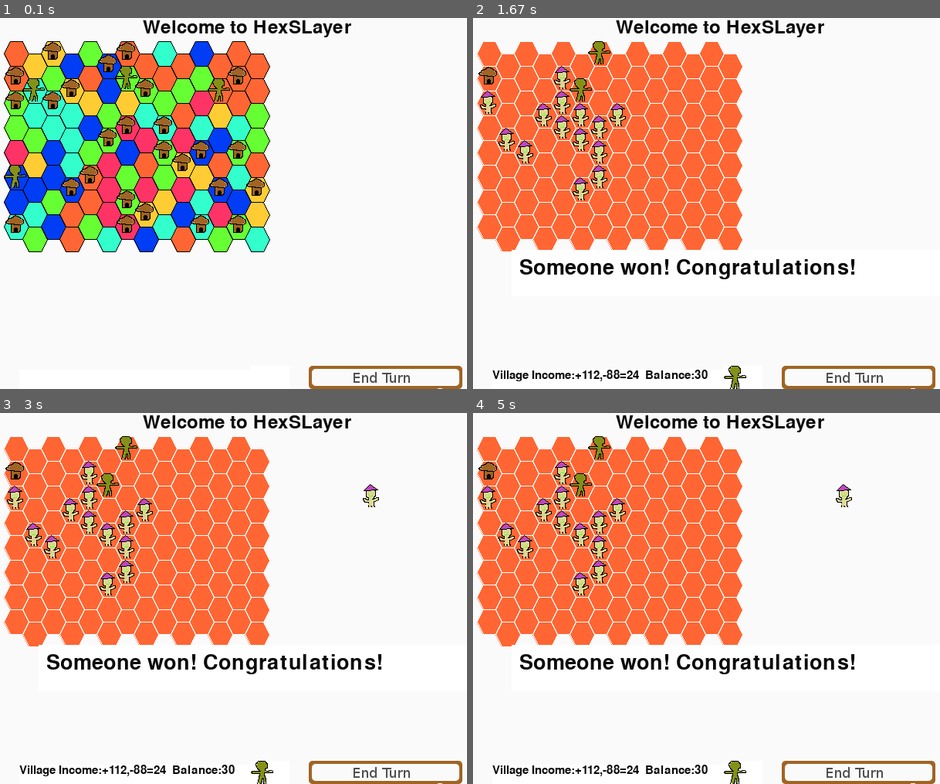
Above: before the commit, frames 1-4 (two rows, left to right).
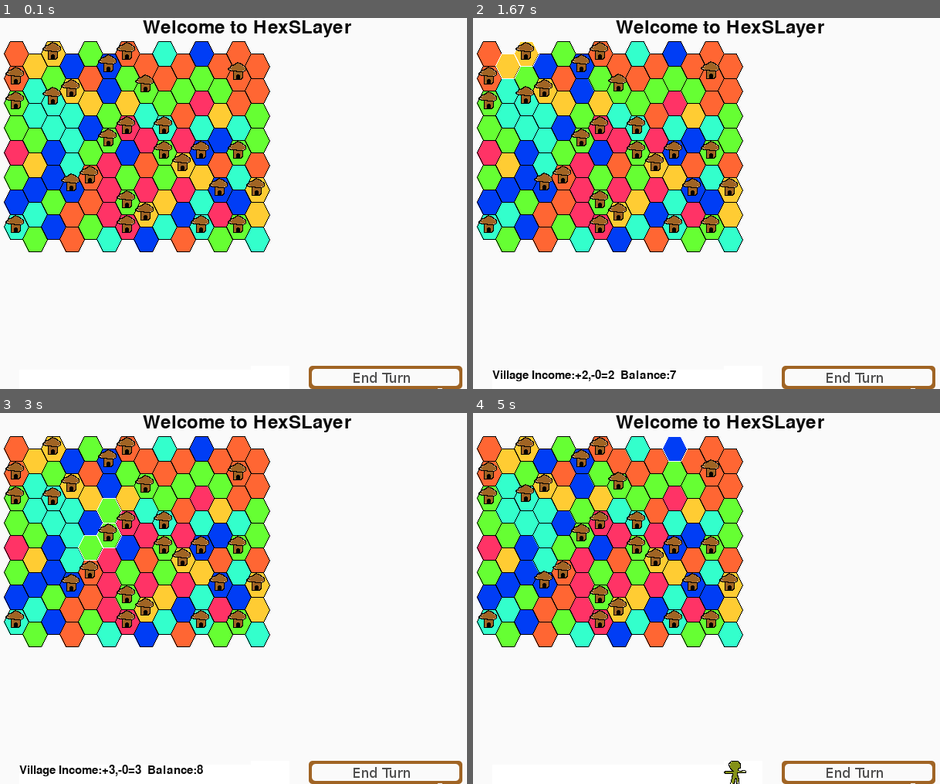
Above: after the commit, the same moments.

Repository: StephenFluin/HexSLayer
Game: pygame game, started from hexslayer.py
Two runs of this game, one before a commit and one after it. Both use one fixed random seed, a clock stepped at 60 frames per second and the inputs below. The source is Python 2; it was converted automatically to run under Python 3.
Inputs (mouse positions are in pixels of both pictures, inside the frame that each line leads up to):
- Up to frame 1 (0.1 s): no input
- Up to frame 2 (1.67 s): press the mouse at (720, 225) at 0.37 s; move the mouse to (659, 218) at 0.47 s; release the mouse at (599, 207) at 0.6 s; press the mouse at (673, 103) at 0.7 s; move the mouse to (613, 110) at 0.8 s; release the mouse at (552, 114) at 0.93 s; press the mouse at (599, 77) at 1.03 s; move the mouse to (753, 210) at 1.13 s; release the mouse at (907, 344) at 1.27 s; press the mouse at (524, 55) at 1.37 s; move the mouse to (566, 188) at 1.47 s; release the mouse at (613, 322) at 1.6 s
- Up to frame 3 (3 s): press the mouse at (219, 487) at 1.7 s; move the mouse to (163, 568) at 1.8 s; release the mouse at (107, 657) at 1.93 s; click (130, 602) at 2.05 s; press the mouse at (107, 461) at 2.37 s; move the mouse to (168, 461) at 2.47 s; release the mouse at (224, 461) at 2.6 s; press the mouse at (107, 509) at 2.7 s; move the mouse to (238, 502) at 2.8 s; release the mouse at (373, 494) at 2.93 s
- Up to frame 4 (5 s): press the mouse at (617, 487) at 3.03 s; move the mouse to (687, 531) at 3.13 s; release the mouse at (757, 576) at 3.27 s; press the mouse at (636, 450) at 3.37 s; move the mouse to (627, 531) at 3.47 s; release the mouse at (617, 613) at 3.6 s; press the mouse at (580, 487) at 3.7 s; move the mouse to (664, 490) at 3.8 s; release the mouse at (748, 494) at 3.93 s; press the mouse at (673, 472) at 4.03 s; move the mouse to (608, 553) at 4.13 s; release the mouse at (538, 635) at 4.27 s; press the mouse at (505, 487) at 4.37 s; move the mouse to (533, 539) at 4.47 s; release the mouse at (566, 591) at 4.6 s; press the mouse at (673, 450) at 4.7 s; move the mouse to (790, 576) at 4.8 s; release the mouse at (902, 706) at 4.93 s

The runs differ from the first frame. In frame 1, 1.3% of the frame differs, in the area x 0-53%, y 11-48%; in frame 2, 27%; in frame 3, 27%; in frame 4, 27%, in the area x 0-82%, y 6-98%.

Commit message:
Worked on click bugs, added completely distracting bouncing for tiles and pawns.

Diff:
--- a/hexslayer.py
+++ b/hexslayer.py
@@ -44,6 +44,7 @@
 		self.xloc = xloc
 		self.yloc = yloc
 		self.balance = 5
+		self.bounce = 0
 		self.image = pygame.image.load("village.png")
 		gameMap.renders.append(self)
 
@@ -326,7 +327,10 @@
 								tile.village.balance = 0
 
 				if tile.pawn:
+
 					tile.pawn.moved = False
+					if(len(tile.realm) == 1):
+						tile.pawn.kill(tile)
 		self.turn += 1
 		pygame.display.set_caption("HexSLayer - Turn %s" % (str(self.turn)))
 		self.infobar.draw()
@@ -339,7 +343,7 @@
 	def runAI(self):
 		#0-6 means you have an AI-only game, 1-6 means player 0 is human.
 		#The game currently has no protections from cheating, but do we need them if all of the AI's have moved every turn?
-		for player in range(0,6):
+		for player in range(1,6):
 			#print "Running ai for player %s" % (player)
 			self.players[player].takeTurn(self,player)
 
@@ -391,19 +395,20 @@
 					return
 				elif event.type == KEYDOWN and event.key == K_ESCAPE:
 					return
-				elif event.type == MOUSEBUTTONDOWN:
+				elif event.type == MOUSEBUTTONDOWN and pygame.mouse.get_pressed()[0]:
 					#print "Looking for collisions"
-					for row in gameMap.tiles:
-						for tile in row:
-							if tile.rect.collidepoint(pygame.mouse.get_pos()):
-
-								if tile.checkHexCollision(pygame.mouse.get_pos()):
-
-									mouseCarrying = gameMap.hexClicked(tile.xloc,tile.yloc)
-									if mouseCarrying:
-										mouseCarrying.startTile = tile
-										#print "I have set the startTile of the carry."
-									break
+					if not mouseCarrying:
+						for row in gameMap.tiles:
+							for tile in row:
+								if tile.rect.collidepoint(pygame.mouse.get_pos()):
+
+									if tile.checkHexCollision(pygame.mouse.get_pos()):
+
+										mouseCarrying = gameMap.hexClicked(tile.xloc,tile.yloc)
+										if mouseCarrying:
+											mouseCarrying.startTile = tile
+											#print "I have set the startTile of the carry."
+										break
 					x,y =pygame.mouse.get_pos()
 					if(x>400 and y > 450):
 						gameMap.newTurn()
@@ -413,7 +418,7 @@
 						gameMap.selectedVillage.balance -= 10
 						mouseCarrying.startTile = gameMap.selectedSet[0]
 						gameMap.renders.append(mouseCarrying)
-				elif event.type == MOUSEBUTTONUP:
+				elif event.type == MOUSEBUTTONUP and not pygame.mouse.get_pressed()[0]:
 					if mouseCarrying:
 						print "At mouse up, Mousecarrying is %s" % (mouseCarrying)
 						for row in gameMap.tiles:
@@ -433,16 +438,31 @@
 						mouseCarrying.y -= 15
 		allsprites.update()
 
+
 		#Draw Everything
 		screen.blit(background, (0, 0))
 		for pawn in gameMap.renders:
-			screen.blit(pawn.image,(pawn.x,pawn.y))
+
+			bounce = -8
+			if isinstance(pawn,Pawn) and not pawn.moved:
+				pawn.bounce += .5
+				pawn.bounce = pawn.bounce % 16
+				bounce += pawn.bounce
+			elif isinstance(pawn,Village) and pawn.balance >= 10:
+				pawn.bounce += .5
+				pawn.bounce = pawn.bounce % 16
+				bounce += pawn.bounce
+			else:
+				bounce = 0
+
+
+			screen.blit(pawn.image,(pawn.x,pawn.y+bounce))
 		allsprites.draw(screen)
 		pygame.display.flip()
 
 		# Only add the following line if you want AI-Only mode.
-		if not gameMap.gameOver:
-			gameMap.newTurn()
+		#if not gameMap.gameOver:
+			#gameMap.newTurn()
 		#time.sleep(1)
 
 
--- a/pawns.py
+++ b/pawns.py
@@ -19,6 +19,7 @@
 		self.startTile = None
 		self.moved = False
 		self.level = level
+		self.bounce = 0
 
 	def setPos(self,x,y):
 		self.x,self.y = convertGridPosition(self.gameMap,x,y)
